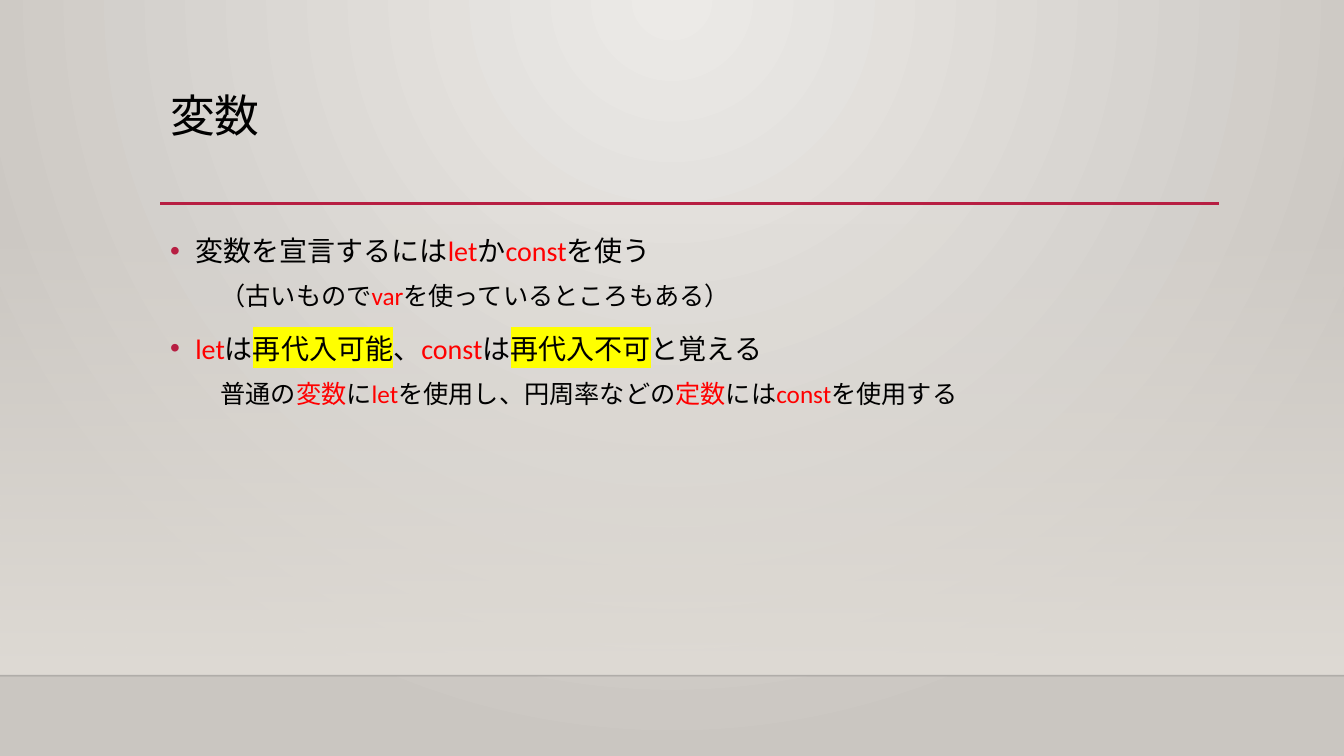
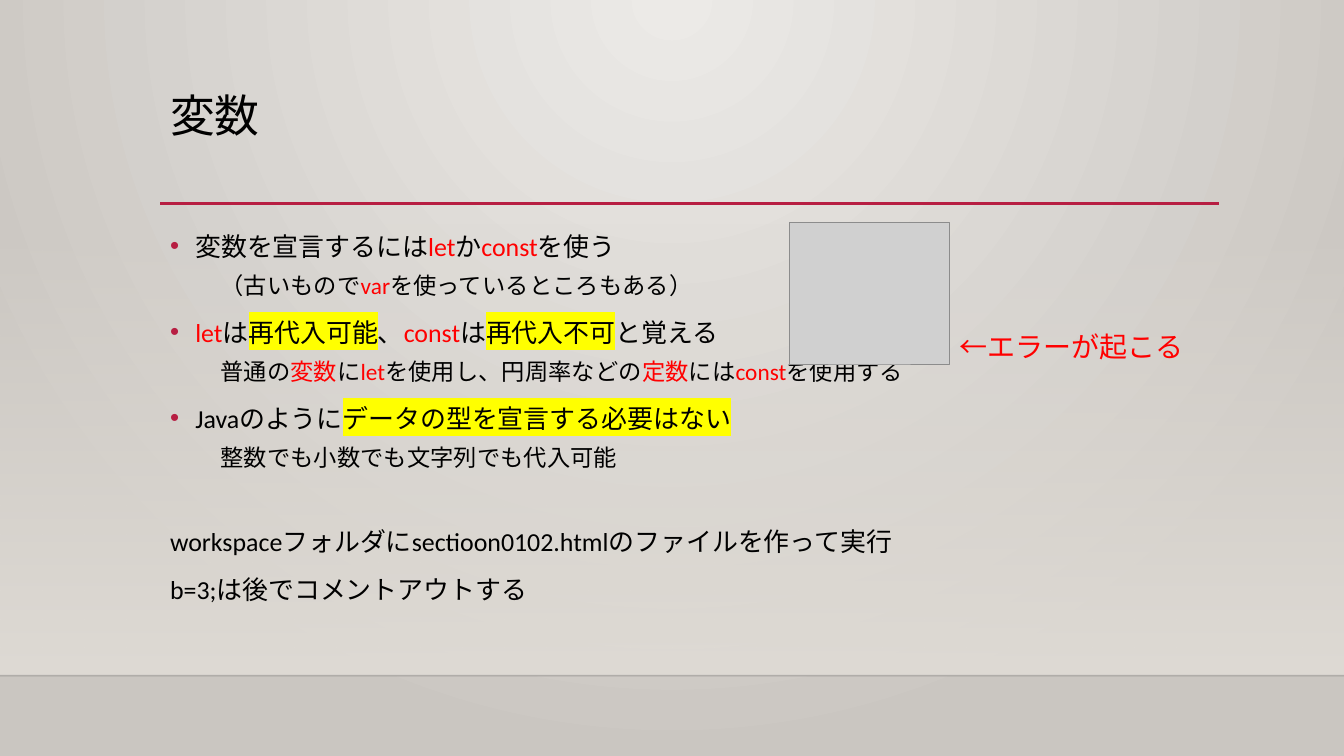
Before and after one commit to illionillion/js_textbook_slide, a slide deck: slide 6 of Sec01/JavaScript解説01.pptx. Drawn at 1344x756 pixels with LibreOffice and Linux fonts; fonts in the diff are those of the drawing; grey boxes stand for pictures; background and template pictures are left out. Boxes give left, top, right and bottom in pixels: in the first picture for what was removed or moved away, otherwise in the second. Text is boxed around its words. In the diff, an @@ line names an element or a change of style, - is before the commit and + after.

```diff
--- a/Sec01/JavaScript解説01.pptx
+++ b/Sec01/JavaScript解説01.pptx
@@ text at box(195, 234, 903, 382): size 20 to 18.5 pt in "変数を宣言するにはletかconstを使う", "letは再代入可能、constは再代入不可と覚える"; size 18 to 16.6 pt in "（古いものでvarを使っているところもある）", "普通の変数にletを使用し、円周率などの定数にはconstを使用する"; line spacing 1.2 to 1.1 @@
@@ picture added at box(789, 222, 950, 365) @@
@@ text added at box(960, 333, 1184, 360), 20 pt, text #FF0000 @@
+←エラーが起こる
@@ text at box(170, 406, 892, 602): paragraphs added @@
+• Javaのようにデータの型を宣言する必要はない
+  整数でも小数でも文字列でも代入可能
+workspaceフォルダにsectioon0102.htmlのファイルを作って実行
+b=3;は後でコメントアウトする
```
Also in this commit, not shown: 2 other slides changed, 4 slides added.
